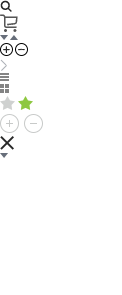
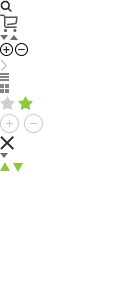
The second 122 × 295 image is a revision of the first. Changes to its layers:
added layer "Layer 32" above "Layer 22" over box(0, 162, 10, 171)
added layer "Layer 31" above "Layer 29" over box(13, 163, 23, 172)
